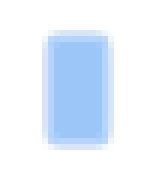
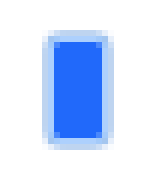
Layers edited between the first and the second 144px x 192px image:
"Rounded Rectangle 1": opacity 60% → 100% over [48, 36, 108, 144]
